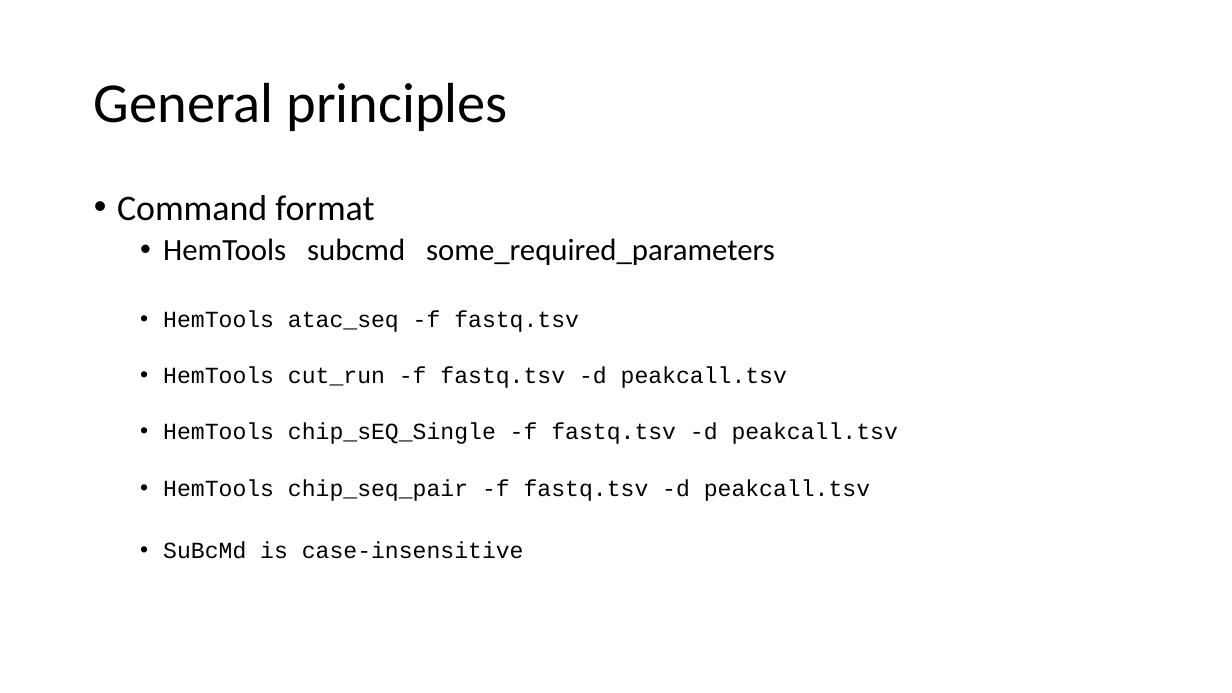
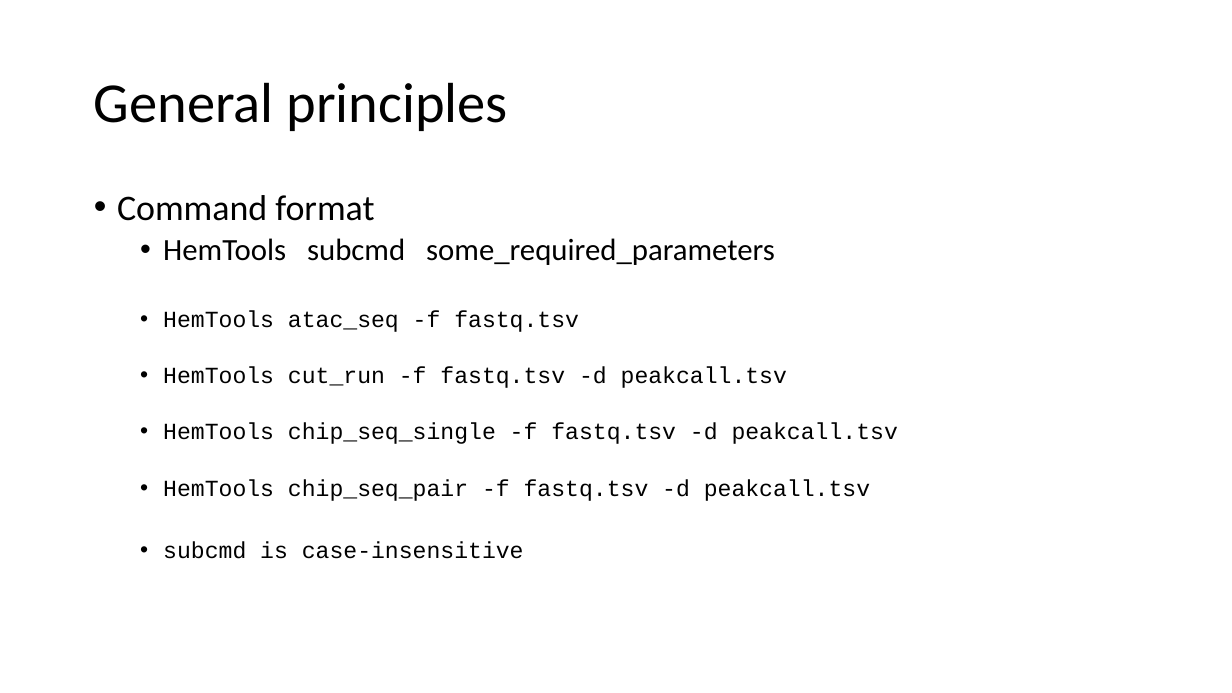
Before and after one commit to YichaoOU/HemTools, a slide deck: slide 10 of HemTools Tutorial.pptx. Drawn at 1232x693 pixels with LibreOffice and Linux fonts; fonts in the diff are those of the drawing. Boxes give left, top, right and bottom in pixels: in the first picture for what was removed or moved away, otherwise in the second. Text is boxed around its words. In the diff, an @@ line names an element or a change of style, - is before the commit and + after.

```diff
--- a/HemTools Tutorial.pptx
+++ b/HemTools Tutorial.pptx
@@ text at bbox=[163, 423, 898, 444]: text changed @@
-  • HemTools chip_sEQ_Single -f fastq.tsv -d peakcall.tsv
+  • HemTools chip_seq_single -f fastq.tsv -d peakcall.tsv
@@ text at bbox=[163, 541, 524, 559]: text changed @@
-  • SuBcMd is case-insensitive
+  • subcmd is case-insensitive
```
Also in this commit, not shown: 2 other slides changed, 1 slide added, 8 other files.
